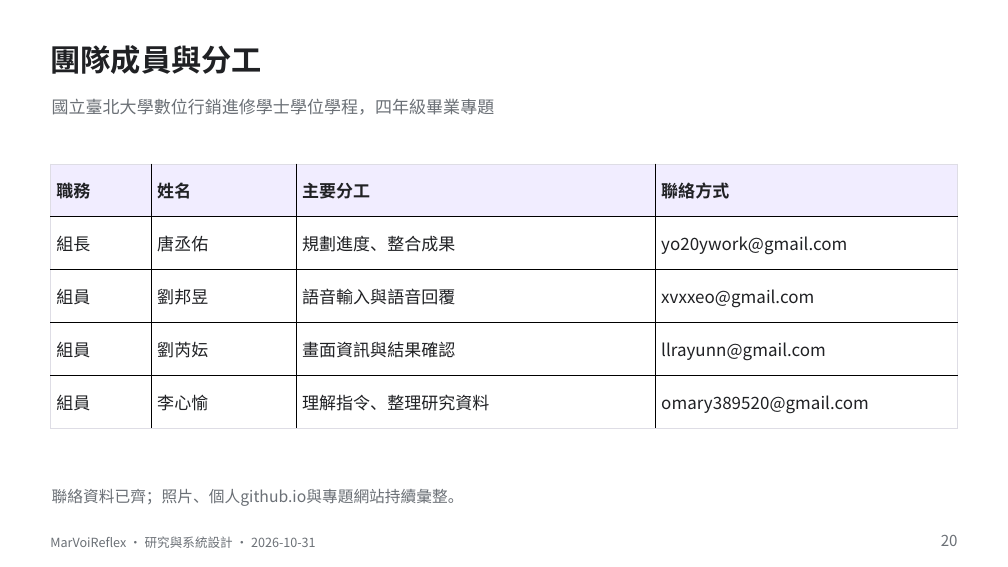
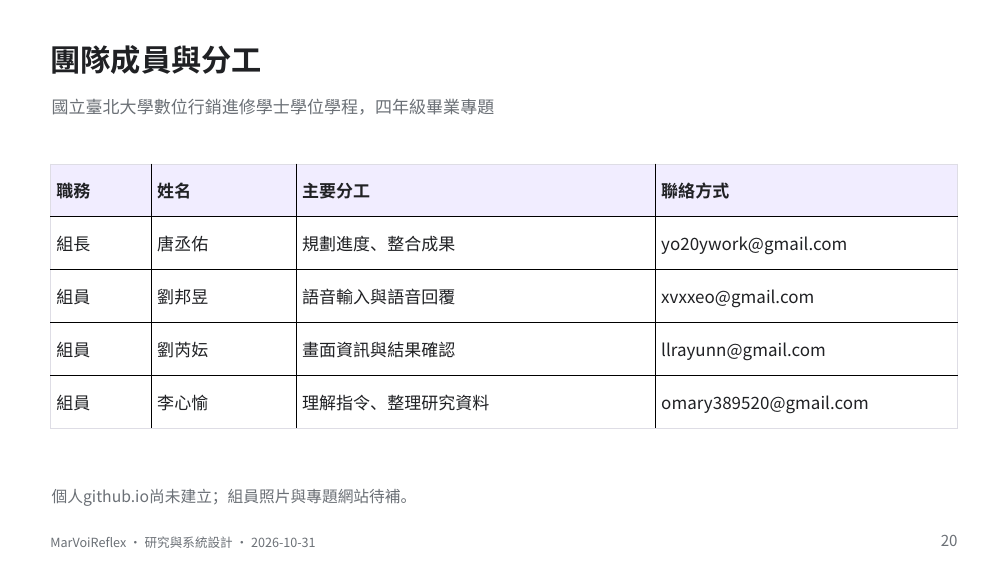
Before and after one commit to yo20ywork-max/MarVoiReflex, a slide deck: slide 20 of docs/presentation/MarVoiReflex-Revision-20261031.pptx. Drawn at 1008x567 pixels with LibreOffice and Linux fonts; fonts in the diff are those of the drawing. Boxes give left, top, right and bottom in pixels: in the first picture for what was removed or moved away, otherwise in the second. Text is boxed around its words. In the diff, an @@ line names an element or a change of style, - is before the commit and + after.

```diff
--- a/docs/presentation/MarVoiReflex-Revision-20261031.pptx
+++ b/docs/presentation/MarVoiReflex-Revision-20261031.pptx
@@ text at [52, 489, 417, 506]: text changed @@
-聯絡資料已齊；照片、個人github.io與專題網站持續彙整。
+個人github.io尚未建立；組員照片與專題網站待補。
```
Also in this commit, not shown: 5 other files.
